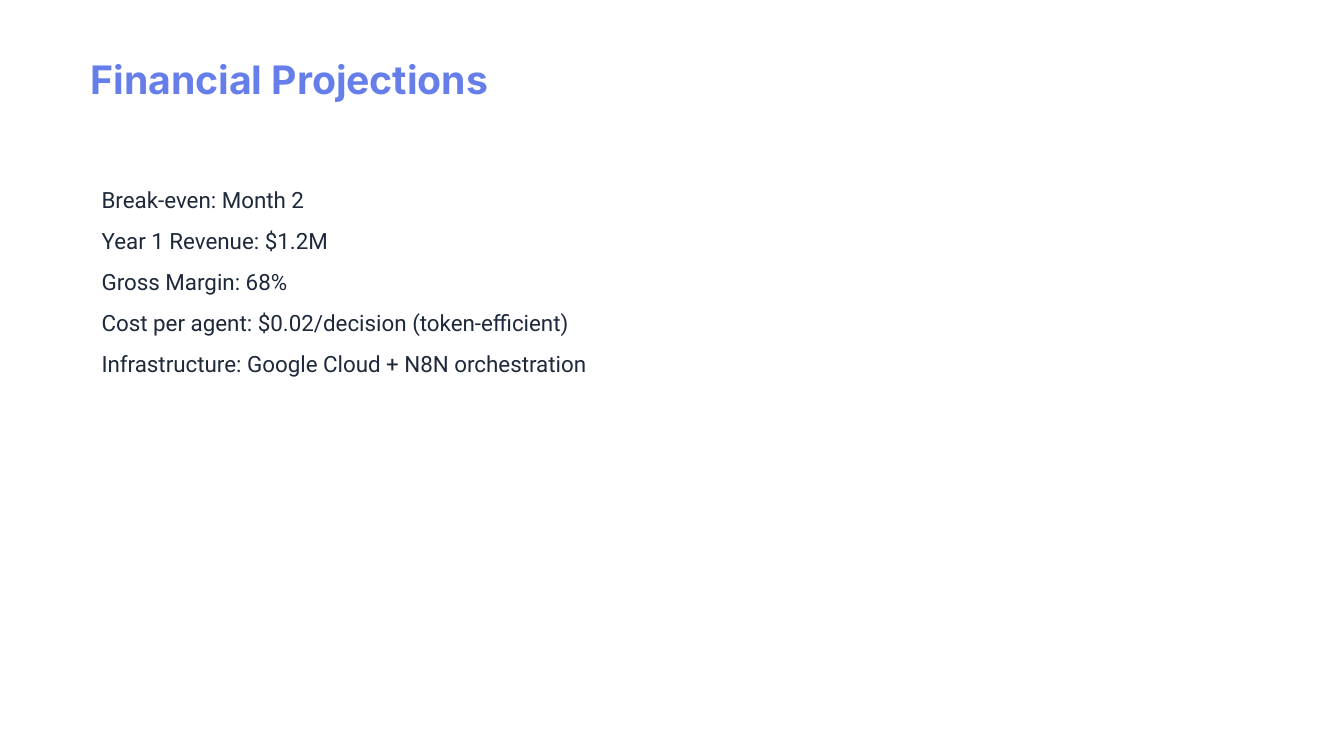
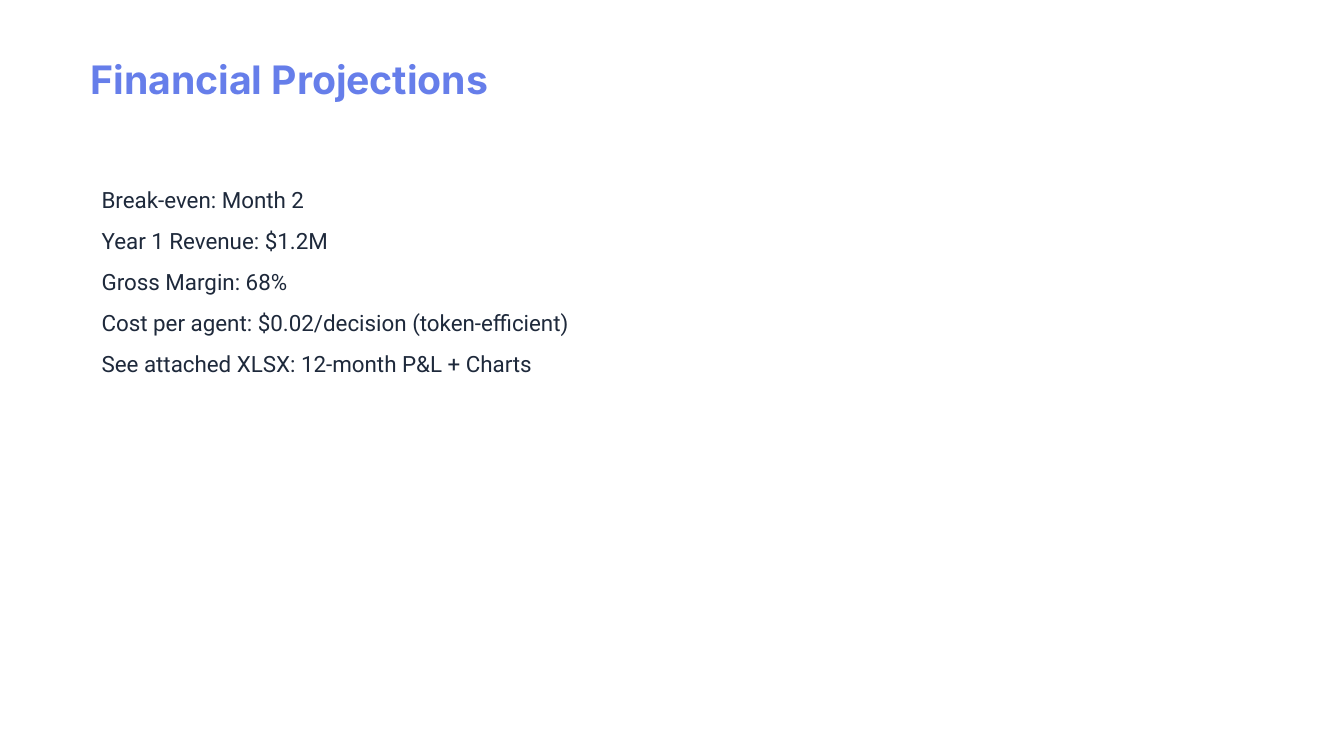
Before and after one commit to maurop70/Meta_App_Factory2, a slide deck: slide 5 of data/executive_reports/Delegate_AI_Investor_Pitch.pptx. Drawn at 1344x756 pixels with LibreOffice and Linux fonts; fonts in the diff are those of the drawing. Boxes give left, top, right and bottom in pixels: in the first picture for what was removed or moved away, otherwise in the second. Text is boxed around its words. In the diff, an @@ line names an element or a change of style, - is before the commit and + after.

```diff
--- a/data/executive_reports/Delegate_AI_Investor_Pitch.pptx
+++ b/data/executive_reports/Delegate_AI_Investor_Pitch.pptx
@@ text at (102, 355, 532, 373): text changed @@
-Infrastructure: Google Cloud + N8N orchestration
+See attached XLSX: 12-month P&L + Charts
```
Also in this commit, not shown: 4 other slides changed, 2 slides added, 1 slide removed, 32 other files.
